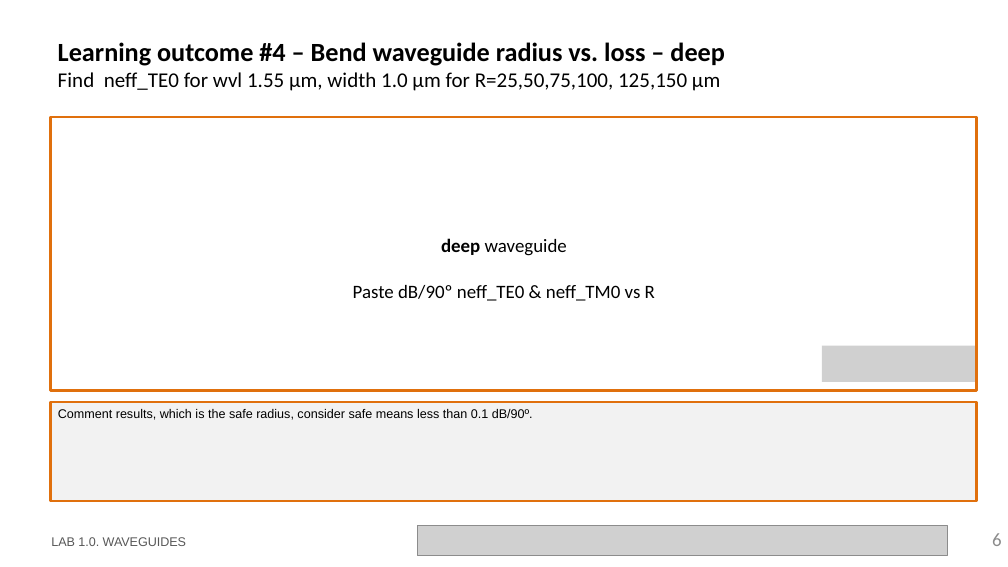
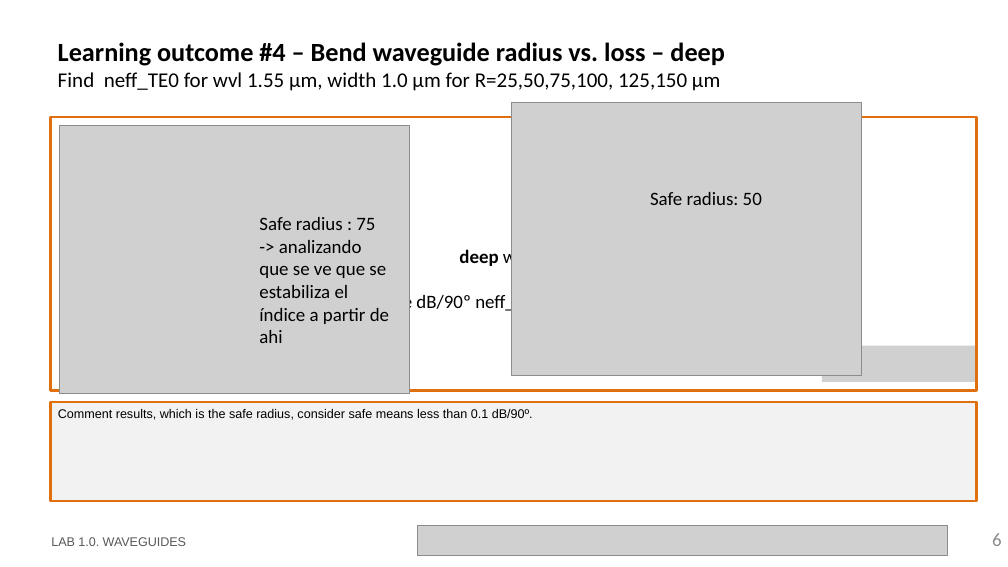
Before and after one commit to mromgar1/pic-upv-lab1, a slide deck: slide 6 of LabBook_10.pptx. Drawn at 1008x567 pixels with LibreOffice and Linux fonts; fonts in the diff are those of the drawing; grey boxes stand for pictures; background and template pictures are left out. Boxes give left, top, right and bottom in pixels: in the first picture for what was removed or moved away, otherwise in the second. Text is boxed around its words. In the diff, an @@ line names an element or a change of style, - is before the commit and + after.

Commit message:
labbook updated

```diff
--- a/LabBook_10.pptx
+++ b/LabBook_10.pptx
@@ picture added at (x1=512, y1=103, x2=862, y2=376) @@
@@ picture added at (x1=60, y1=126, x2=410, y2=394) @@
@@ text added at (x1=650, y1=192, x2=762, y2=205), 18 pt, text #000000 @@
+Safe radius: 50
@@ text added at (x1=259, y1=217, x2=389, y2=343), 18 pt, text #000000 @@
+Safe radius : 75 -> analizando que se ve que se estabiliza el índice a partir de ahi
@@ text "deep waveguide" rewrapped from (x1=353, y1=238, x2=655, y2=301) to (x1=371, y1=247, x2=585, y2=314) @@
```
